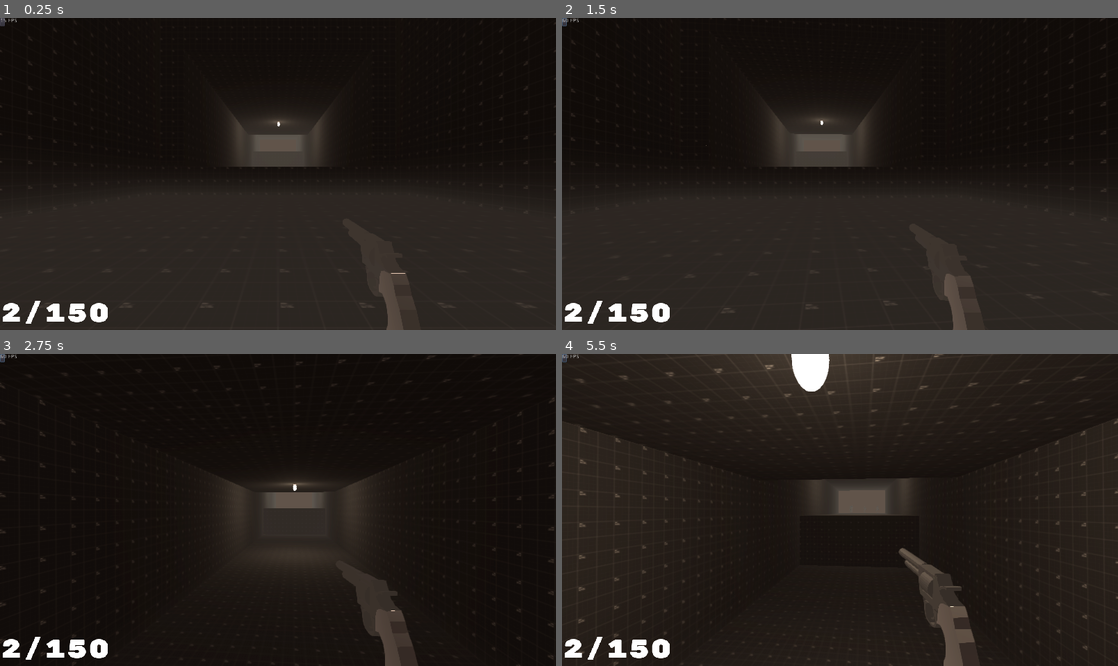
Above: before the commit, frames 1-4 (two rows, left to right).
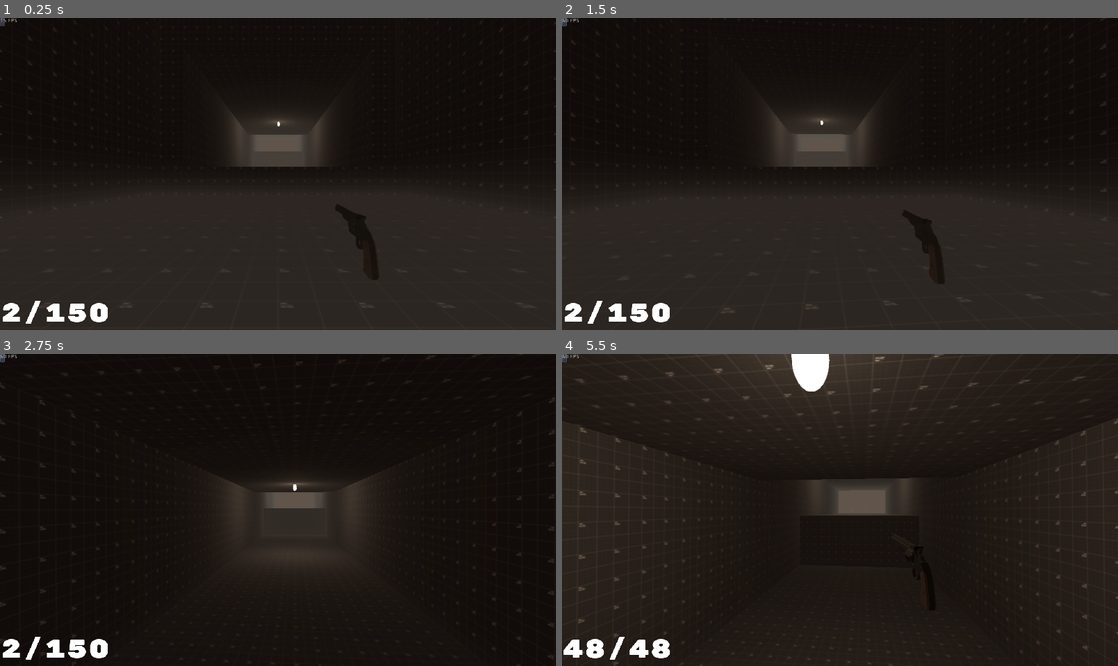
Above: after the commit, the same moments.

Repository: Loading64/Unrealimist
Game: Godot game, scene res://LVL1.tscn
The game is run twice, just before and just after one commit, with the same random seed, the same clock (stepped at 60 frames per second) and the same inputs.
Inputs (mouse positions are in pixels of both pictures, inside the frame that each line leads up to):
- Up to frame 1 (0.25 s): no input
- Up to frame 2 (1.5 s): click (562, 21) at 0.5 s; tap Enter at 1.25 s; move the mouse to (867, 174) at 1.27 s; hold W (move_forward) from 1.28 s (still down); hold Middle mouse button (Dash) from 1.28 s (still down)
- Up to frame 3 (2.75 s): keep holding W (move_forward); tap Space (jump) at 1.52, 2.27 s; move the mouse to (250, 510) at 2.02 s; release Middle mouse button (Dash) at 2.03 s; tap 5 (Explosive_Select) at 2.1 s
- Up to frame 4 (5.5 s): keep holding W (move_forward); move the mouse to (851, 503) at 2.77 s; tap 6 (Long_Range_Select) at 2.85 s; move the mouse to (834, 516) at 3.52 s; tap 1 (Melee_Select) at 3.6 s; tap Space (jump) at 3.77, 4.52, 5.27 s; move the mouse to (878, 513) at 4.27 s; tap 2 (Pistol_Select) at 4.35 s; move the mouse to (795, 506) at 5.02 s; click (795, 506) at 5.1 s

The runs differ from the first frame. In frame 1, 1.1% of the frame differs, in the area x 60-75%, y 59-100%; in frame 2, 1.1%; in frame 3, 1.7%; in frame 4, 2.2%, in the area x 0-75%, y 61-100%.
Error before the commit: Invalid set index 'visible' (on base: 'null instance') with value of type 'bool'. (res://KinematicBody.gd:98)
Error after the commit: Attempt to call function 'get_children' in base 'null instance' on a null instance. (res://KinematicBody.gd:167)

Commit message:
building

Diff:
--- a/KinematicBody.gd
+++ b/KinematicBody.gd
@@ -41,7 +41,7 @@
 
 onready var assualt_rifle = preload("res://Mas38.tscn")
 onready var shotgun = preload("res://stolzersondoubledeuce.tscn")
-onready var revolver = preload("res://Revolver2.tscn")
+onready var revolver = preload("res://Revolver.tscn")
 onready var Longrangerifle = preload("res://LAR.tscn")
 onready var Raycastnode = (RayCast)
 onready var dashtimer = $DashTimer
--- a/LVL2.tscn
+++ b/LVL2.tscn
@@ -1,7 +1,8 @@
-[gd_scene load_steps=4 format=2]
+[gd_scene load_steps=5 format=2]
 
 [ext_resource path="res://movementcamera.tscn" type="PackedScene" id=1]
 [ext_resource path="res://DarkGreyGridTexture.tres" type="Material" id=2]
+[ext_resource path="res://building.tscn" type="PackedScene" id=3]
 
 [sub_resource type="Environment" id=1]
 background_mode = 1
@@ -83,22 +84,6 @@
 depth = 11.0
 material = ExtResource( 2 )
 
-[node name="CSGBox5" type="CSGBox" parent="CSGCombiner"]
-transform = Transform( -5.60401e-08, -1.28205, 5.60402e-08, 7.81245e-16, -1.20152e-09, -0.0274876, 0.0909091, -3.97376e-09, 1.73699e-16, 32.4359, -2.54535, 7.32728 )
-use_collision = true
-width = 54.0
-height = 4.0
-depth = 30.0
-material = ExtResource( 2 )
-
-[node name="CSGBox8" type="CSGBox" parent="CSGCombiner"]
-transform = Transform( -5.60401e-08, -1.28205, 5.60402e-08, 7.81245e-16, -1.20152e-09, -0.0274876, 0.0909091, -3.97376e-09, 1.73698e-16, -2.1795, -2.54535, 11.3273 )
-use_collision = true
-width = 54.0
-height = 4.0
-depth = 30.0
-material = ExtResource( 2 )
-
 [node name="CSGBox2" type="CSGBox" parent="CSGCombiner"]
 transform = Transform( -5.60402e-08, 0, -1.28205, 0, 0.0274876, 0, 0.0909091, 0, -3.97376e-09, 10.641, 2.07258, -0.218182 )
 use_collision = true
@@ -106,3 +91,9 @@
 height = 0.002
 depth = 22.0
 material = ExtResource( 2 )
+
+[node name="building" parent="." instance=ExtResource( 3 )]
+transform = Transform( 5, 0, 0, 0, 5, 0, 0, 0, 5, 72, -36, -38 )
+
+[node name="building2" parent="." instance=ExtResource( 3 )]
+transform = Transform( 5, 0, 0, 0, 5, 0, 0, 0, 5, 153, -36, 20 )
--- a/Revolver2.tscn
+++ /dev/null
@@ -1,8 +0,0 @@
-[gd_scene load_steps=2 format=2]
-
-[ext_resource path="res://RevolverModel/Revolver.gltf" type="PackedScene" id=1]
-
-[node name="Revolver" instance=ExtResource( 1 )]
-
-[node name="Armature" parent="RootNode (gltf orientation matrix)/RootNode (model correction matrix)/fcdd44e032bd4565b5e8827f7c9f6f18fbx/RootNode" index="2"]
-transform = Transform( 1, 0, 0, 0, -4.37114e-08, 1, 0, -1, -4.37114e-08, 0, 0, 0 )
--- /dev/null
+++ b/building.tscn
@@ -0,0 +1,14 @@
+[gd_scene load_steps=3 format=2]
+
+[ext_resource path="res://building.gltf" type="PackedScene" id=1]
+
+[sub_resource type="BoxShape" id=1]
+extents = Vector3( 1, 1, 1.9 )
+
+[node name="building" instance=ExtResource( 1 )]
+transform = Transform( 10, 0, 0, 0, 10, 0, 0, 0, 10, 0, 0, 0 )
+
+[node name="StaticBody" type="StaticBody" parent="Cube" index="0"]
+
+[node name="CollisionShape" type="CollisionShape" parent="Cube/StaticBody" index="0"]
+shape = SubResource( 1 )
--- a/movementcamera.tscn
+++ b/movementcamera.tscn
@@ -126,7 +126,7 @@
 enabled = true
 cast_to = Vector3( 0, 0, -3500 )
 
-[node name="Revolver2" parent="Head/HandLoc" instance=ExtResource( 4 )]
+[node name="Revolver" parent="Head/HandLoc" instance=ExtResource( 4 )]
 transform = Transform( -4.37114e-09, 0, 0.1, 0, 0.1, 0, -0.1, 0, -4.37114e-09, 0.0999999, 0, -0.3 )
 
 [node name="doublebarrelshotgun" parent="Head/HandLoc" instance=ExtResource( 5 )]
--- a/revolver.tscn
+++ b/revolver.tscn
@@ -1,5 +1,8 @@
 [gd_scene load_steps=2 format=2]
 
-[ext_resource path="res://Revolver.gltf" type="PackedScene" id=1]
+[ext_resource path="res://RevolverModel/Revolver.gltf" type="PackedScene" id=1]
 
 [node name="Revolver" instance=ExtResource( 1 )]
+
+[node name="Armature" parent="RootNode (gltf orientation matrix)/RootNode (model correction matrix)/fcdd44e032bd4565b5e8827f7c9f6f18fbx/RootNode" index="2"]
+transform = Transform( 1, 0, 0, 0, -4.37114e-08, 1, 0, -1, -4.37114e-08, 0, 0, 0 )
Not shown, added: building.gltf
Not shown, added: building.gltf.import
